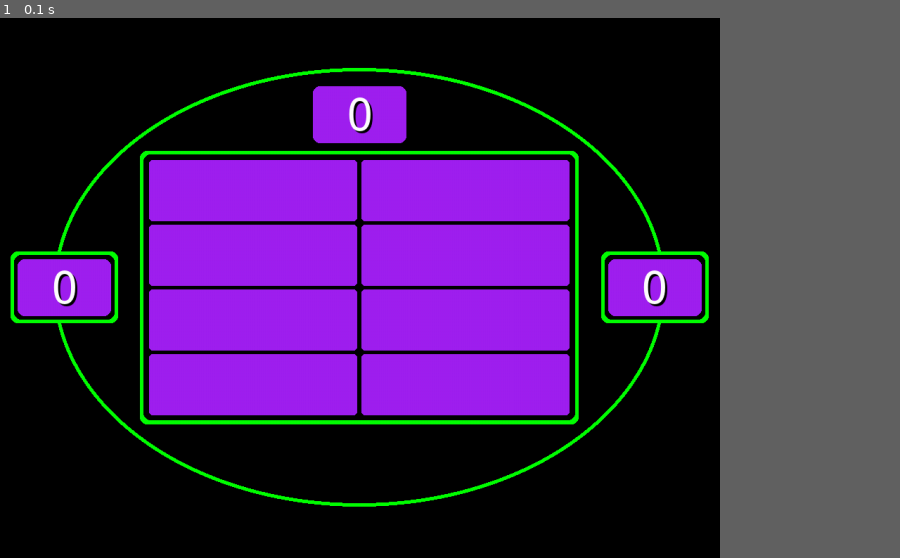
Above: before the commit, frame 1.
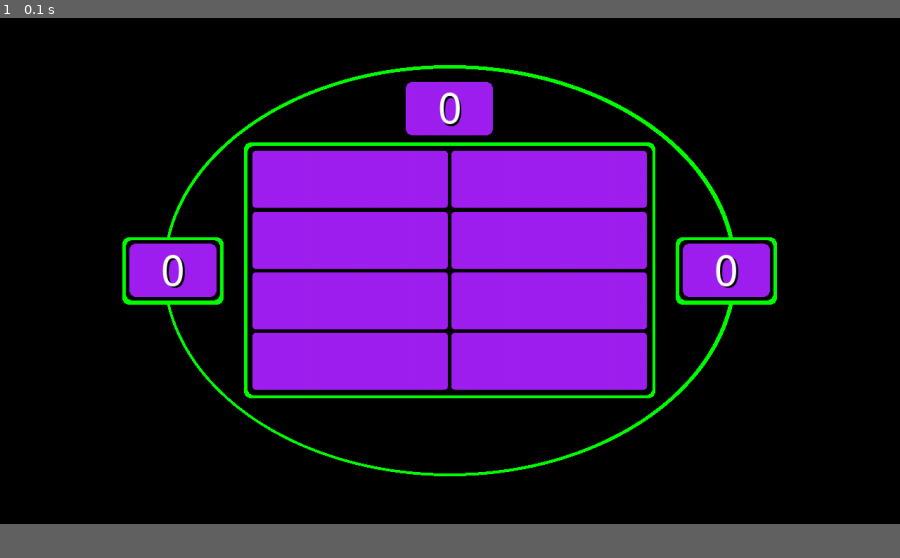
Above: after the commit, the same moment.

Repository: spierepf/FandomFeud
Game: pygame game, started from server.py
Same seed, same stepped clock (60 frames per second), same inputs: the game is played once before the commit and once after it.
Inputs:
- Up to frame 1 (0.1 s): no input
In our replay, the window is 720x540 before the commit and 900x506 after it. These sizes can differ from the game's own. Grey fills any space a smaller window leaves; there, only what the larger window draws over its background counts as a difference.

The runs differ from the first frame. In frame 1, 21% of the frame differs, in the area x 1-87%, y 8-91%.

Commit message:
Completed main game

Diff:
--- a/client.py
+++ b/client.py
@@ -1,24 +1,171 @@
-import time
+#!/usr/bin/python3
+import json
+import pathlib
+import tkinter as tk
+from logging import exception
+from tkinter import ttk, filedialog, messagebox
+
+import pygubu
+from fandom_feudui import ClientUI
+import logging
 
 from rpc import RPCClient
+from side import Side
 
-server = RPCClient('0.0.0.0', 8080)
+logger = logging.getLogger(__name__)
+logging.basicConfig(level=logging.INFO)
 
-server.connect()
 
-server.new_round([
-            ('hot/hottie', 36),
-            ('handsome', 27),
-            ('hunk', 19),
-            ('stud', 6),
-            ('fine', 3),
-            ('sexy', 3),
-            ('cute/cutie', 2),
-            ('yummy', 2)
-        ])
+class Client(ClientUI):
+    def __init__(self, master=None):
+        super().__init__(master)
+        self.model = None
+        self.event_var = self.builder.get_variable("event_var")
 
-for i in range(3):
-    time.sleep(3)
-    server.set_strike(i+1)
+        self.pot_score_var = self.builder.get_variable("pot_score_var")
+        self.pot_score_var.trace_add("write", self.update_pot_score_var)
 
-server.disconnect()
+        self.left_score_var = self.builder.get_variable("left_score_var")
+        self.left_score_var.trace_add("write", self.update_left_score_var)
+
+        self.right_score_var = self.builder.get_variable("right_score_var")
+        self.right_score_var.trace_add("write", self.update_right_score_var)
+
+        self.disable_all(self.builder.get_object("round_frame"))
+
+    def _navigate_widget_tree(self, widget, cond=None, op=None):
+        if callable(getattr(widget, 'winfo_children', None)):
+            for child in widget.winfo_children():
+                self._navigate_widget_tree(child, cond, op)
+        if cond is None or cond(widget):
+            if op is not None:
+                op(widget)
+
+    def disable_all(self, widget):
+        self._navigate_widget_tree(widget,
+                                   lambda w: type(w) in [ttk.Button, ttk.Radiobutton, ttk.Entry],
+                                   lambda w: w.config(state=tk.DISABLED))
+
+    def enable_all(self, widget):
+        self._navigate_widget_tree(widget,
+                                   lambda w: type(w) in [ttk.Button, ttk.Radiobutton, ttk.Entry],
+                                   lambda w: w.config(state=tk.NORMAL))
+
+    def get_pot_score(self):
+        try:
+            return self.pot_score_var.get()
+        except tk.TclError:
+            return None
+
+    def get_left_score(self):
+        try:
+            return self.left_score_var.get()
+        except tk.TclError:
+            return None
+
+    def get_right_score(self):
+        try:
+            return self.right_score_var.get()
+        except tk.TclError:
+            return None
+
+    def ensure_connected(self):
+        connected = self.model is not None and self.model.is_connected()
+        if not connected:
+            messagebox.showwarning("Not Connected", "We are no longer connected to the server")
+        return connected
+
+    def update_pot_score_var(self, name, index, operation):
+        pot_score = self.get_pot_score()
+        if pot_score is not None and self.ensure_connected():
+            self.model.set_pot(pot_score)
+
+    def update_left_score_var(self, name, index, operation):
+        left_score = self.get_left_score()
+        if left_score is not None and self.ensure_connected():
+            self.model.set_score(Side.LEFT.value, left_score)
+
+    def update_right_score_var(self, name, index, operation):
+        right_score = self.get_right_score()
+        if right_score is not None and self.ensure_connected():
+            self.model.set_score(Side.RIGHT.value, right_score)
+
+    def connect_to_server(self):
+        host = self.builder.get_variable("host_var").get()
+        port = self.builder.get_variable("port_var").get()
+        logger.info(f"Connecting to {host} on port {port}")
+        try:
+            self.model = RPCClient(host, port)
+            self.model.connect()
+            self.enable_all(self.builder.get_object("round_frame"))
+        except Exception as e:
+            logger.exception(f"While connecting to {host} on port {port}")
+            messagebox.showerror('Connection Error', str(e))
+
+    def begin_round(self):
+        with filedialog.askopenfile(filetypes=[('JSON', '.json')], defaultextension='.json') as load_file:
+            answers_frame = self.builder.get_object("answers_frame")
+            for widget in answers_frame.winfo_children():
+                widget.destroy()
+            answers = json.loads(load_file.read())['answers']
+            for i in range(len(answers)):
+                answer_frame = ttk.Frame(answers_frame, name=f"answer_frame_{i}")
+                ttk.Label(answer_frame, text=answers[i][0], width=20).pack(side=tk.LEFT)
+                ttk.Label(answer_frame, text=answers[i][1], width=2).pack(side=tk.LEFT)
+
+                reveal_and_score_radiobutton = ttk.Radiobutton(answer_frame, text="Reveal and Score", variable=self.builder.get_variable("event_var"), value=f"reveal_and_score_{i}")
+                reveal_and_score_radiobutton.pack(side=tk.LEFT)
+
+                reveal_only_radiobutton = ttk.Radiobutton(answer_frame, text="Reveal Only", variable=self.builder.get_variable("event_var"), value=f"reveal_only_{i}")
+                reveal_only_radiobutton.pack(side=tk.LEFT)
+                answer_frame.pack()
+            self.model.begin_round(answers)
+            self.builder.get_variable('event_var').set('strike_1')
+
+    def add_answer_score_to_pot(self, i):
+        self.pot_score_var.set(self.pot_score_var.get() + self.model.get_answer_score(i) * self.builder.get_variable("round_multiplier_var").get())
+
+    def reveal_answer(self, i):
+        self.model.reveal_answer(i)
+        self.disable_all(self.builder.get_object("answers_frame").winfo_children()[i])
+
+    def set_strike(self, i):
+        self.model.set_strike(i)
+
+    def find_lowest_unrevealed_answer(self):
+        answer_frames = self.builder.get_object("answers_frame").winfo_children()
+        for i in range(len(answer_frames), 0, -1):
+            reveal_only_radiobutton = answer_frames[i - 1].winfo_children()[-1]
+            if str(reveal_only_radiobutton.cget('state')) == tk.NORMAL:
+                return i-1
+        return 0
+
+    def commit(self):
+        event = self.event_var.get()
+        logger.info(f"Committing {event}")
+        next_event = 'strike_1'
+
+        match event:
+            case 'award_pot_to_left':
+                self.left_score_var.set(self.get_left_score() + self.get_pot_score())
+                self.pot_score_var.set(0)
+                next_event = f'reveal_only_{self.find_lowest_unrevealed_answer()}'
+            case 'award_pot_to_right':
+                self.right_score_var.set(self.get_right_score() + self.get_pot_score())
+                self.pot_score_var.set(0)
+                next_event = f'reveal_only_{self.find_lowest_unrevealed_answer()}'
+            case event if event.startswith('reveal_and_score_'):
+                i = int(event[-1])
+                self.reveal_answer(i)
+                self.add_answer_score_to_pot(i)
+            case event if event.startswith('reveal_only_'):
+                self.reveal_answer(int(event[-1]))
+                next_event = f'reveal_only_{self.find_lowest_unrevealed_answer()}'
+            case event if event.startswith('strike_'):
+                self.set_strike(int(event[-1]))
+
+        self.builder.get_variable('event_var').set(next_event)
+
+if __name__ == "__main__":
+    app = Client()
+    app.run()
--- a/fandom_feud.py
+++ /dev/null
@@ -1,161 +0,0 @@
-#!/usr/bin/python3
-import json
-import pathlib
-import tkinter as tk
-from logging import exception
-from tkinter import ttk, filedialog, messagebox
-
-import pygubu
-from fandom_feudui import ClientUI
-import logging
-
-from rpc import RPCClient
-from side import Side
-
-logger = logging.getLogger(__name__)
-logging.basicConfig(level=logging.INFO)
-
-
-class Client(ClientUI):
-    def __init__(self, master=None):
-        super().__init__(master)
-        self.model = None
-        self.event_var = self.builder.get_variable("event_var")
-
-        self.pot_score_var = self.builder.get_variable("pot_score_var")
-        self.pot_score_var.trace_add("write", self.update_pot_score_var)
-
-        self.left_score_var = self.builder.get_variable("left_score_var")
-        self.left_score_var.trace_add("write", self.update_left_score_var)
-
-        self.right_score_var = self.builder.get_variable("right_score_var")
-        self.right_score_var.trace_add("write", self.update_right_score_var)
-
-        self.disable_all(self.builder.get_object("round_frame"))
-
-    def _navigate_widget_tree(self, widget, cond=None, op=None):
-        if callable(getattr(widget, 'winfo_children', None)):
-            for child in widget.winfo_children():
-                self._navigate_widget_tree(child, cond, op)
-        if cond is None or cond(widget):
-            if op is not None:
-                op(widget)
-
-    def disable_all(self, widget):
-        self._navigate_widget_tree(widget,
-                                   lambda w: type(w) in [ttk.Button, ttk.Radiobutton, ttk.Entry],
-                                   lambda w: w.config(state=tk.DISABLED))
-
-    def enable_all(self, widget):
-        self._navigate_widget_tree(widget,
-                                   lambda w: type(w) in [ttk.Button, ttk.Radiobutton, ttk.Entry],
-                                   lambda w: w.config(state=tk.NORMAL))
-
-    def get_pot_score(self):
-        try:
-            return self.pot_score_var.get()
-        except tk.TclError:
-            return None
-
-    def get_left_score(self):
-        try:
-            return self.left_score_var.get()
-        except tk.TclError:
-            return None
-
-    def get_right_score(self):
-        try:
-            return self.right_score_var.get()
-        except tk.TclError:
-            return None
-
-    def ensure_connected(self):
-        connected = self.model is not None and self.model.is_connected()
-        if not connected:
-            messagebox.showwarning("Not Connected", "We are no longer connected to the server")
-        return connected
-
-    def update_pot_score_var(self, name, index, operation):
-        pot_score = self.get_pot_score()
-        if pot_score is not None and self.ensure_connected():
-            self.model.set_pot(pot_score)
-
-    def update_left_score_var(self, name, index, operation):
-        left_score = self.get_left_score()
-        if left_score is not None and self.ensure_connected():
-            self.model.set_score(Side.LEFT.value, left_score)
-
-    def update_right_score_var(self, name, index, operation):
-        right_score = self.get_right_score()
-        if right_score is not None and self.ensure_connected():
-            self.model.set_score(Side.RIGHT.value, right_score)
-
-    def connect_to_server(self):
-        host = self.builder.get_variable("host_var").get()
-        port = self.builder.get_variable("port_var").get()
-        logger.info(f"Connecting to {host} on port {port}")
-        try:
-            self.model = RPCClient(host, port)
-            self.model.connect()
-            self.enable_all(self.builder.get_object("round_frame"))
-        except Exception as e:
-            logger.exception(f"While connecting to {host} on port {port}")
-            messagebox.showerror('Connection Error', str(e))
-
-    def begin_round(self):
-        with filedialog.askopenfile(filetypes=[('JSON', '.json')], defaultextension='.json') as load_file:
-            answers_frame = self.builder.get_object("answers_frame")
-            for widget in answers_frame.winfo_children():
-                widget.destroy()
-            answers = json.loads(load_file.read())['answers']
-            for i in range(len(answers)):
-                answer_frame = ttk.Frame(answers_frame, name=f"answer_frame_{i}")
-                ttk.Label(answer_frame, text=answers[i][0], width=20).pack(side=tk.LEFT)
-                ttk.Label(answer_frame, text=answers[i][1], width=2).pack(side=tk.LEFT)
-
-                reveal_and_score_radiobutton = ttk.Radiobutton(answer_frame, text="Reveal and Score", variable=self.builder.get_variable("event_var"), value=f"reveal_and_score_{i}")
-                reveal_and_score_radiobutton.pack(side=tk.LEFT)
-
-                reveal_only_radiobutton = ttk.Radiobutton(answer_frame, text="Reveal Only", variable=self.builder.get_variable("event_var"), value=f"reveal_only_{i}")
-                reveal_only_radiobutton.pack(side=tk.LEFT)
-                answer_frame.pack()
-            self.model.begin_round(answers)
-
-    def add_answer_score_to_pot(self, i):
-        self.pot_score_var.set(self.pot_score_var.get() + self.model.get_answer_score(i) * self.builder.get_variable("round_multiplier_var").get())
-
-    def reveal_answer(self, i):
-        self.model.reveal_answer(i)
-        self.disable_all(self.builder.get_object("answers_frame").winfo_children()[i])
-
-    def set_strike(self, i):
-        self.model.set_strike(i)
-
-    def commit(self):
-        event = self.event_var.get()
-        logger.info(f"Committing {event}")
-
-        match event:
-            case 'award_pot_to_left':
-                self.left_score_var.set(self.get_left_score() + self.get_pot_score())
-                self.pot_score_var.set(0)
-            case 'award_pot_to_right':
-                self.right_score_var.set(self.get_right_score() + self.get_pot_score())
-                self.pot_score_var.set(0)
-            case event if event.startswith('reveal_and_score_'):
-                i = int(event[-1])
-                self.reveal_answer(i)
-                self.add_answer_score_to_pot(i)
-            case event if event.startswith('reveal_only_'):
-                self.reveal_answer(int(event[-1]))
-            case event if event.startswith('strike_'):
-                self.set_strike(int(event[-1]))
-            case 'failed_steal':
-                self.set_strike(1)
-
-
-
-
-if __name__ == "__main__":
-    app = Client()
-    app.run()
--- a/server.py
+++ b/server.py
@@ -18,12 +18,12 @@
 server_thread = Thread(target = server.run, daemon=True)
 server_thread.start()
 
-FULLSCREEN = False
+FULLSCREEN = True
 
 # Set up the drawing window
 if FULLSCREEN:
     infoObject = pygame.display.Info()
-    SCREEN = pygame.display.set_mode((0, 0), pygame.FULLSCREEN)
+    SCREEN = pygame.display.set_mode((0, 0), pygame.FULLSCREEN, display=1)
     size_x = infoObject.current_w
     size_y = infoObject.current_h
 else:
Not shown, changed: Pipfile
Not shown, changed: FandomFeudClient.ui
Not shown, changed: Pipfile.lock
